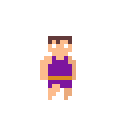
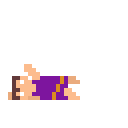
Layered file, before and after one edit (128×128). Changes by layer:
hid "Player" over [40, 36, 76, 100]
showed "Slide2", painted on it over [8, 64, 80, 100]
